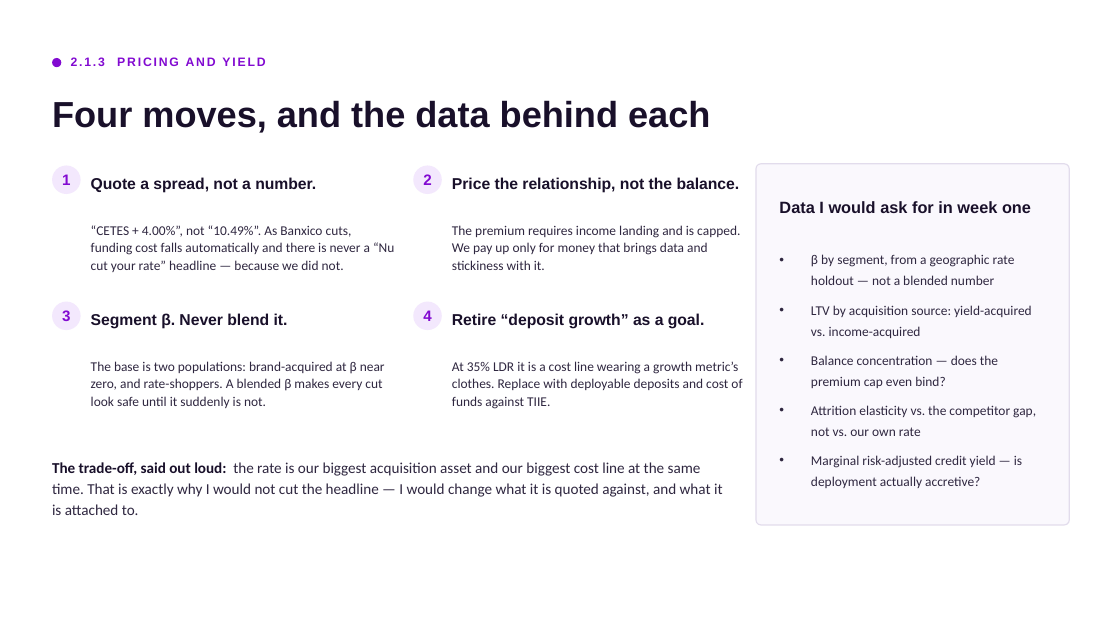
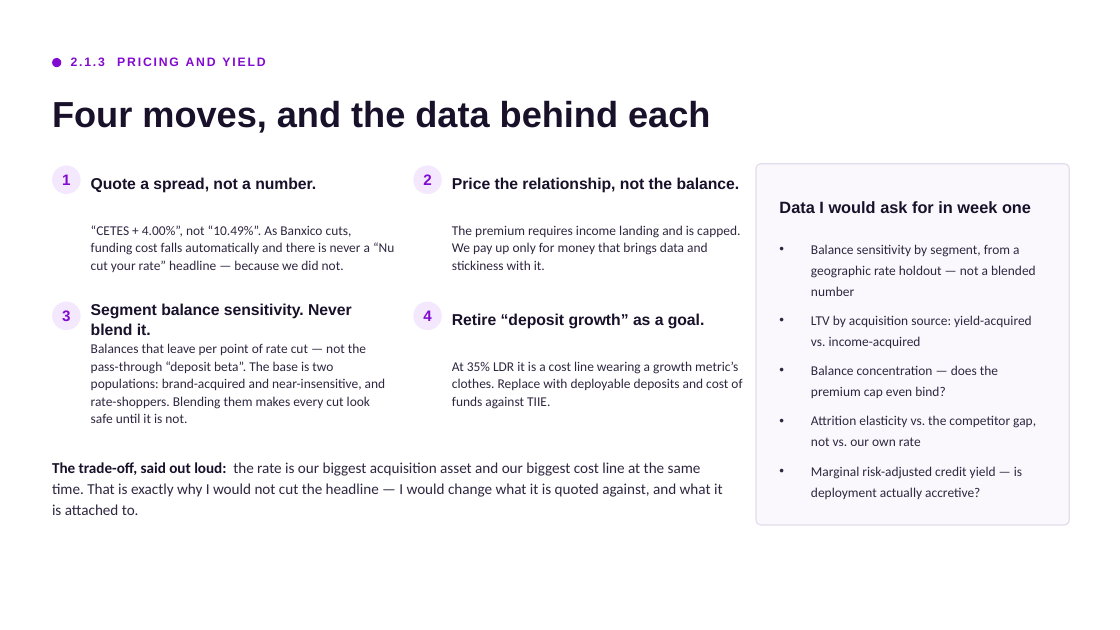
Before and after one commit to cemorr10-debug/nubank-case-prep, a slide deck: slide 7 of deck/Core_Mexico_Business_Case.pptx. Drawn at 1120x630 pixels with LibreOffice and Linux fonts; fonts in the diff are those of the drawing. Boxes give left, top, right and bottom in pixels: in the first picture for what was removed or moved away, otherwise in the second. Text is boxed around its words. In the diff, an @@ line names an element or a change of style, - is before the commit and + after.

```diff
--- a/deck/Core_Mexico_Business_Case.pptx
+++ b/deck/Core_Mexico_Business_Case.pptx
@@ text at bbox=[811, 244, 1036, 296]: text changed @@
-• β by segment, from a geographic rate holdout — not a blended number
+• Balance sensitivity by segment, from a geographic rate holdout — not a blended number
@@ text at bbox=[91, 303, 352, 335]: text changed @@
-Segment β. Never blend it.
+Segment balance sensitivity. Never blend it.
@@ text at bbox=[91, 343, 386, 423]: text changed @@
-The base is two populations: brand-acquired at β near zero, and rate-shoppers. A blended β makes every cut look safe until it suddenly is not.
+Balances that leave per point of rate cut — not the pass-through “deposit beta”. The base is two populations: brand-acquired and near-insensitive, and rate-shoppers. Blending them makes every cut look safe until it is not.
```
Also in this commit, not shown: 3 other slides changed, 5 other files.
